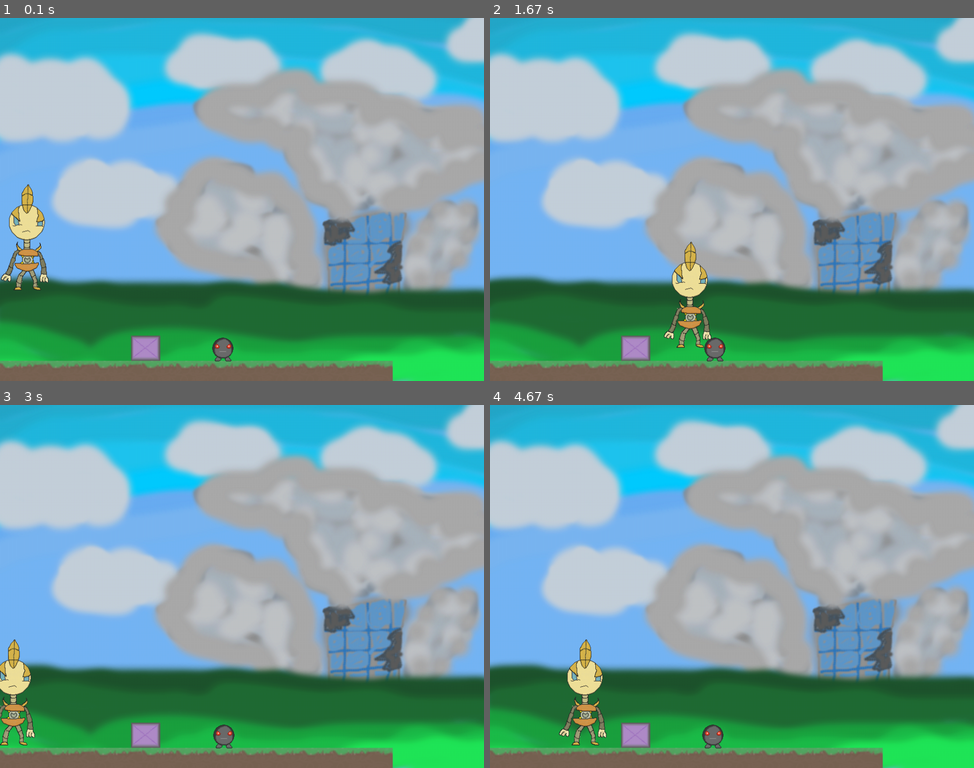
Above: before the commit, frames 1-4 (two rows, left to right).
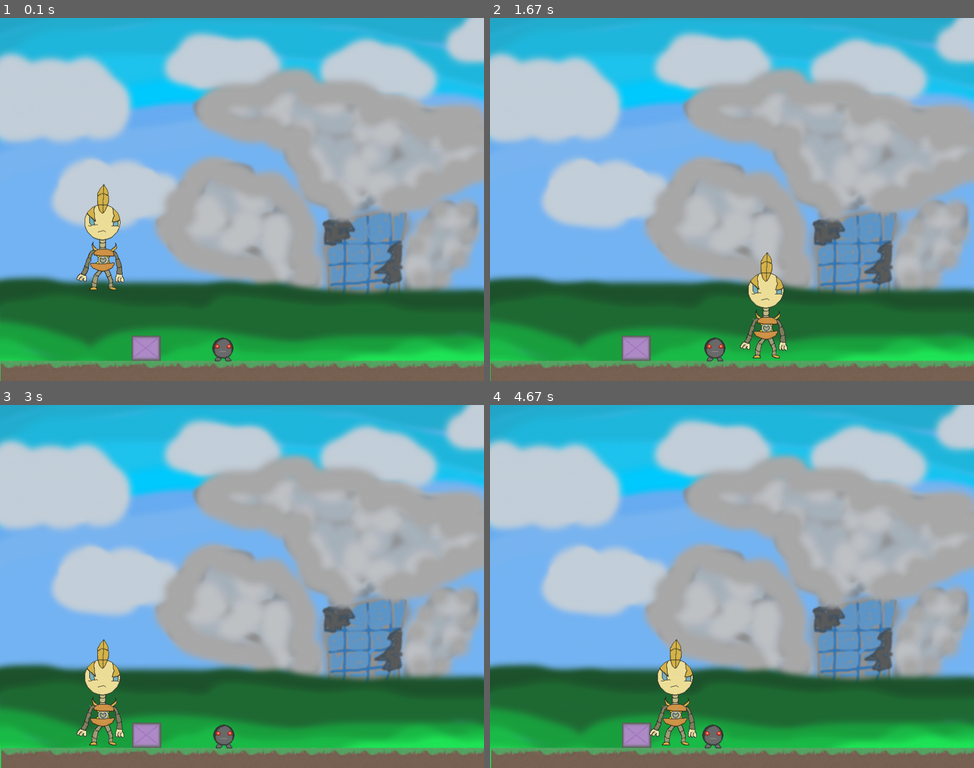
Above: after the commit, the same moments.

Repository: MakerBox-NZ/pygame_zach
Game: pygame game, started from zachGame.py
Same seed, same stepped clock (60 frames per second), same inputs: the game is played once before the commit and once after it.
Inputs:
- Up to frame 1 (0.1 s): no input
- Up to frame 2 (1.67 s): hold Right 0.33-0.8 s; hold Up 0.83-1.13 s; hold Right 1.17-1.63 s
- Up to frame 3 (3 s): hold Left 1.67-2.2 s; hold Down 2.23-2.53 s; hold Left 2.57-2.97 s
- Up to frame 4 (4.67 s): hold Up 3-3.37 s; hold Right 3.4-4.03 s; hold Down 4.07-4.43 s; hold Left from 4.47 s (still down)

The runs differ from the first frame. In frame 1, 3.8% of the frame differs, in the area x 0-100%, y 45-100%; in frame 2, 3.7%; in frame 3, 3.7%; in frame 4, 3.8%, in the area x 0-100%, y 64-100%.

Commit message:
I guess I added scrolling

Diff:
--- a/zachGame.py
+++ b/zachGame.py
@@ -124,6 +124,14 @@
        block = Platform(600, 680, 119, 62,os.path.join('images','ground_grass.png'))
        platform_list.add(block) #after each block
        block = Platform(660, 680, 119, 62,os.path.join('images','ground_grass.png'))
+       platform_list.add(block) #after each block
+       block = Platform(720, 680, 119, 62,os.path.join('images','ground_grass.png'))
+       platform_list.add(block) #after each block
+       block = Platform(780, 680, 119, 62,os.path.join('images','ground_grass.png'))
+       platform_list.add(block) #after each block
+       block = Platform(840, 680, 119, 62,os.path.join('images','ground_grass.png'))
+       platform_list.add(block) #after each block
+       block = Platform(900, 680, 119, 62,os.path.join('images','ground_grass.png'))
        platform_list.add(block) #after each block
 
 
@@ -231,6 +239,15 @@
         if player.rect.x >= forwardX:
             scroll = player.rect.x - forwardX
             player.rect.x = forwardX
+            for platform in platform_list:
+                platform.rect.x -= scroll
+
+        #scroll world backward
+        if player.rect.x <= backwardX:
+            scroll = min(1, (backwardX - player.rect.x))
+            player.rect.x = backwardX
+            for platform in platform_list:
+                platform.rect.x += scroll
 
     screen.blit(backdrop, backdropRect)
     platform_list.draw(screen) #draw platforms on screen
